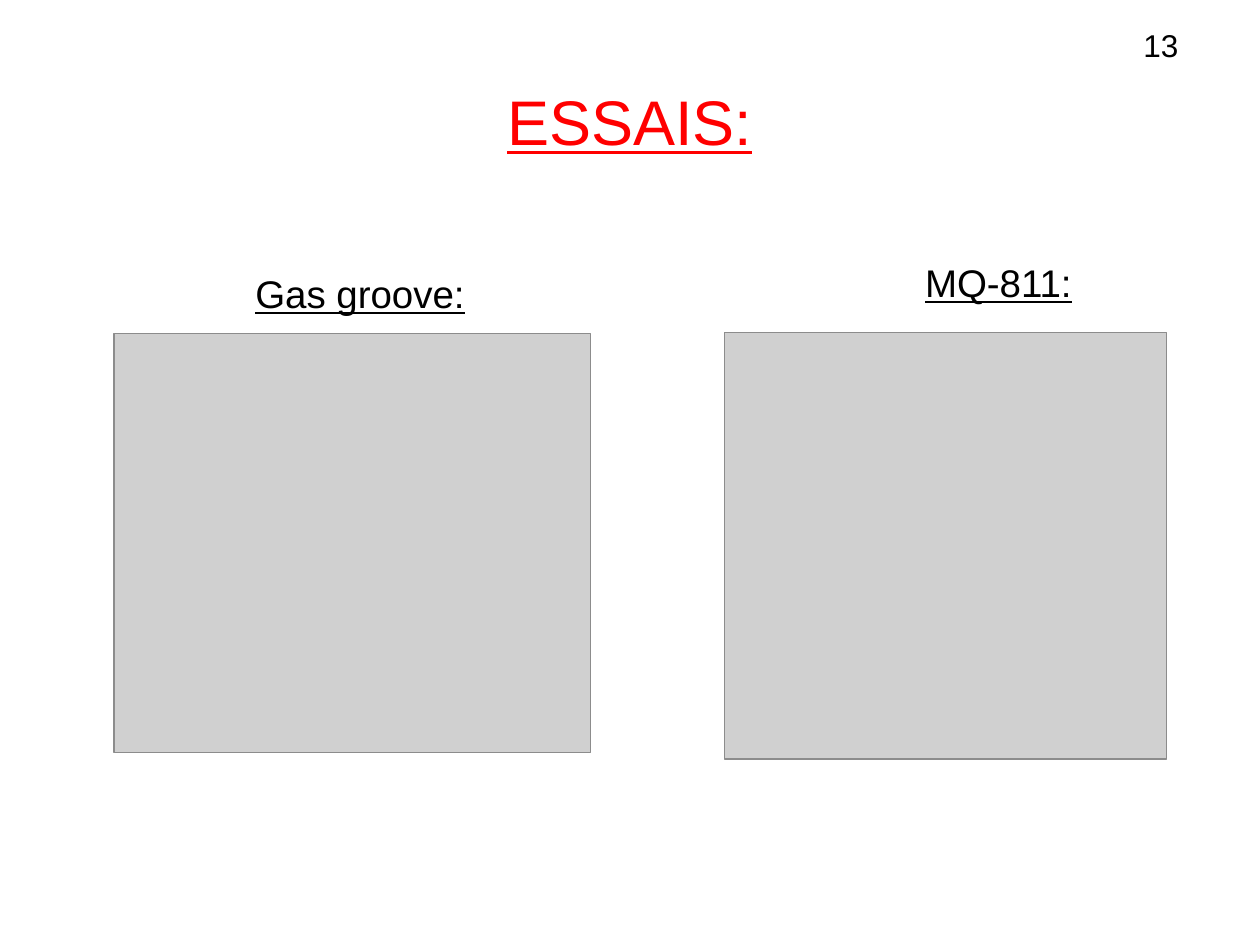
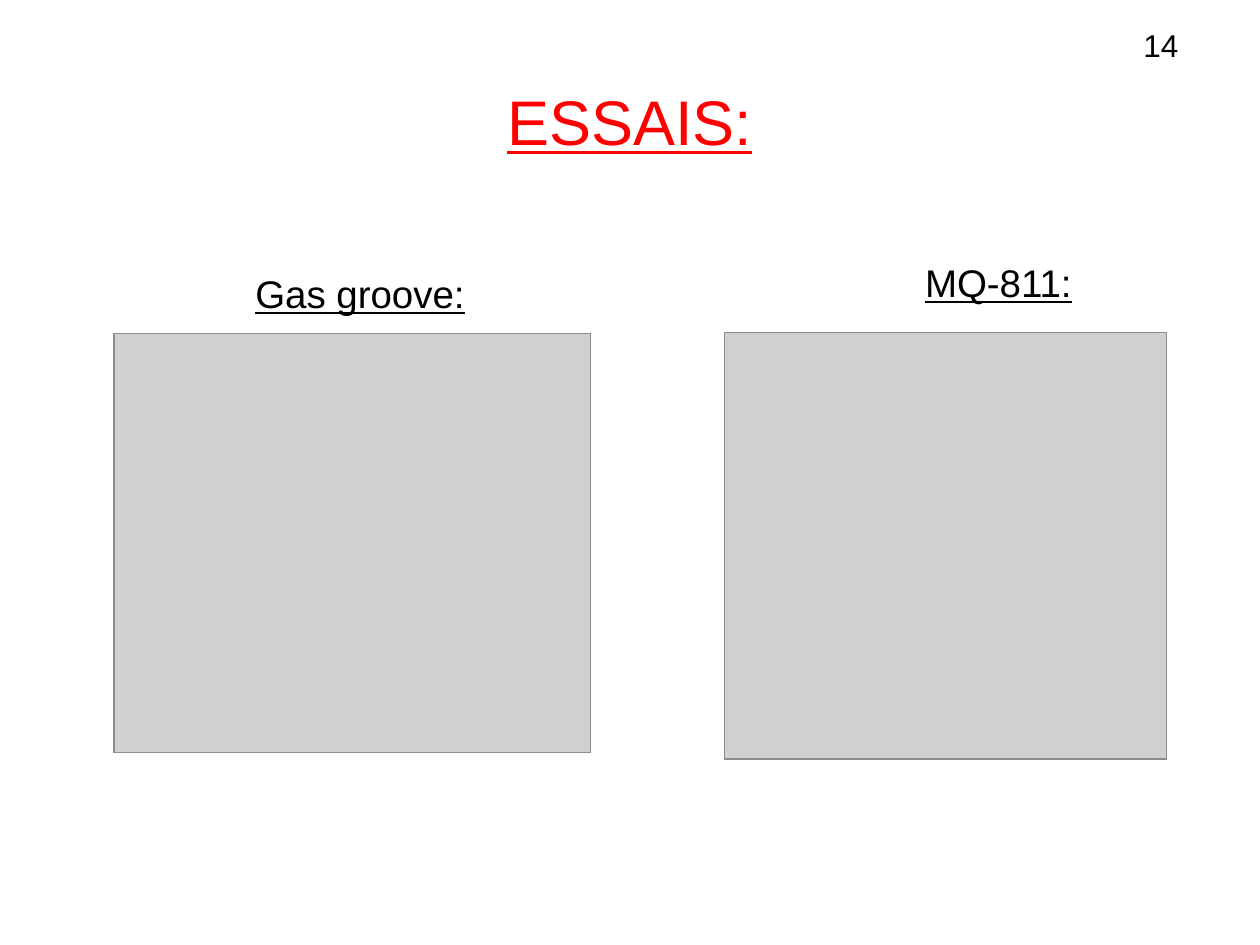
Before and after one commit to lesliesam96/Projet-STI2D, a slide deck: slide 14 of hugo/diapo_R3.odp (slide 13 before the commit). Drawn at 1260x945 pixels with LibreOffice and Linux fonts; fonts in the diff are those of the drawing; grey boxes stand for pictures. Boxes give left, top, right and bottom in pixels: in the first picture for what was removed or moved away, otherwise in the second. Text is boxed around its words. In the diff, an @@ line names an element or a change of style, - is before the commit and + after.

```diff
--- a/hugo/diapo_R3.odp
+++ b/hugo/diapo_R3.odp
@@ text at bbox=[1143, 35, 1178, 57]: text changed @@
-13
+14
```
Also in this commit, not shown: 10 other slides changed, 3 slides added, 2 slides removed.
